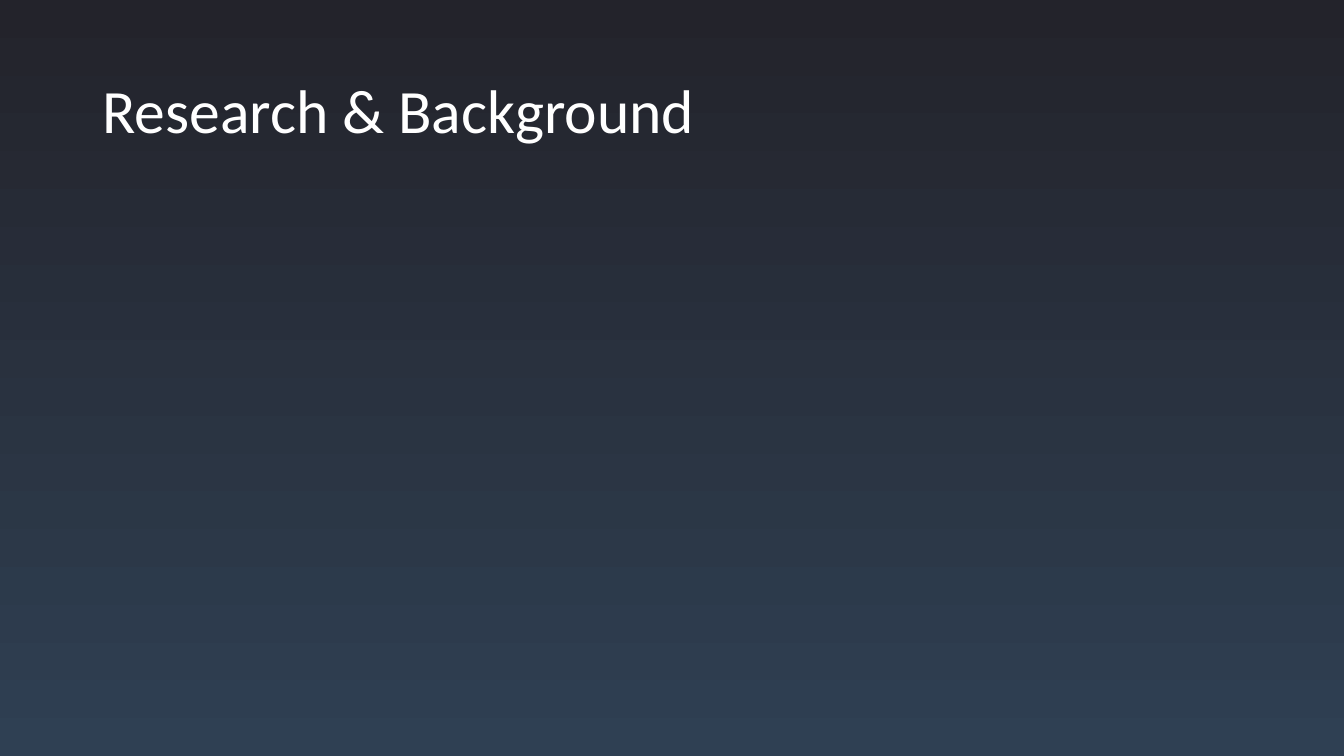
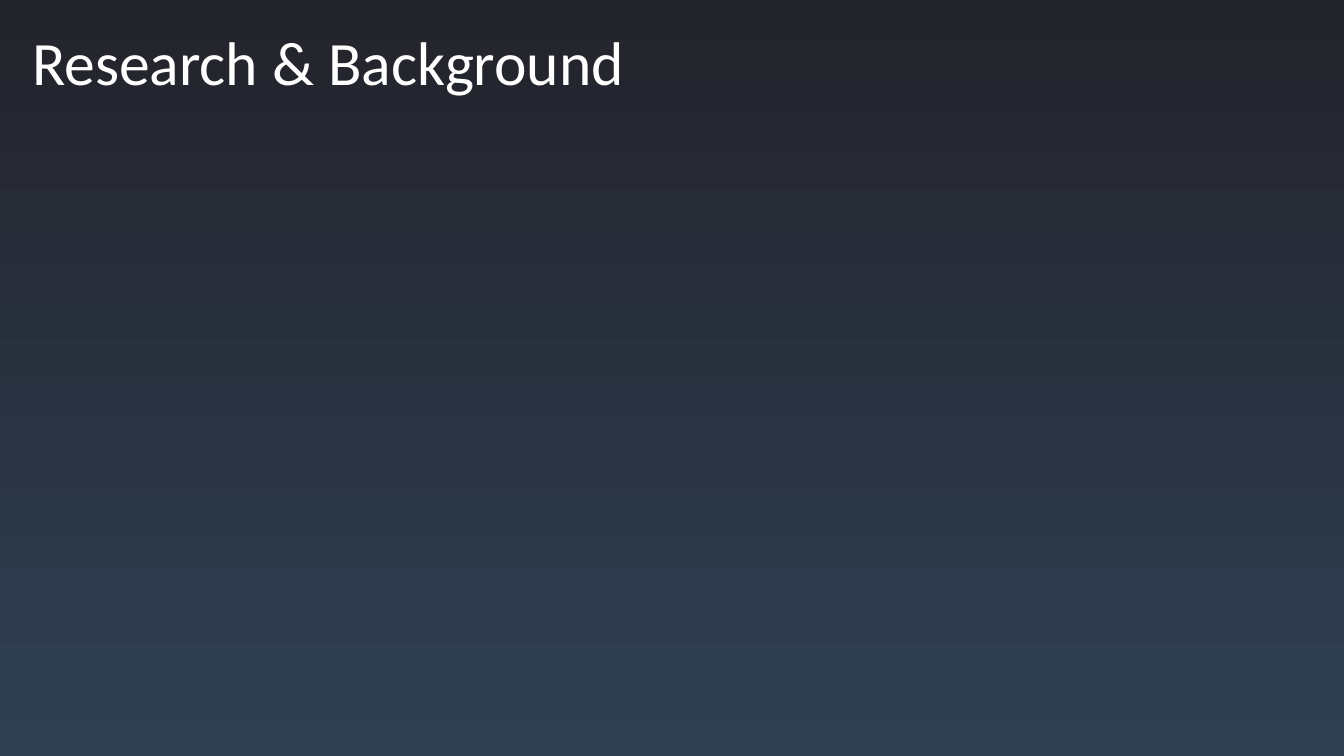
Before and after one commit to CEStrobl/nightwatch, a slide deck: slide 3 of documentation/NightWatch-Presentation.pptx. Drawn at 1344x756 pixels with LibreOffice and Linux fonts; fonts in the diff are those of the drawing. Boxes give left, top, right and bottom in pixels: in the first picture for what was removed or moved away, otherwise in the second. Text is boxed around its words. In the diff, an @@ line names an element or a change of style, - is before the commit and + after.

```diff
--- a/documentation/NightWatch-Presentation.pptx
+++ b/documentation/NightWatch-Presentation.pptx
@@ title "Research & Background" moved from (x1=102, y1=90, x2=694, y2=144) to (x1=32, y1=42, x2=624, y2=96) @@
```
Also in this commit, not shown: 1 other slide changed, 10 slides added, 1 slide removed.
